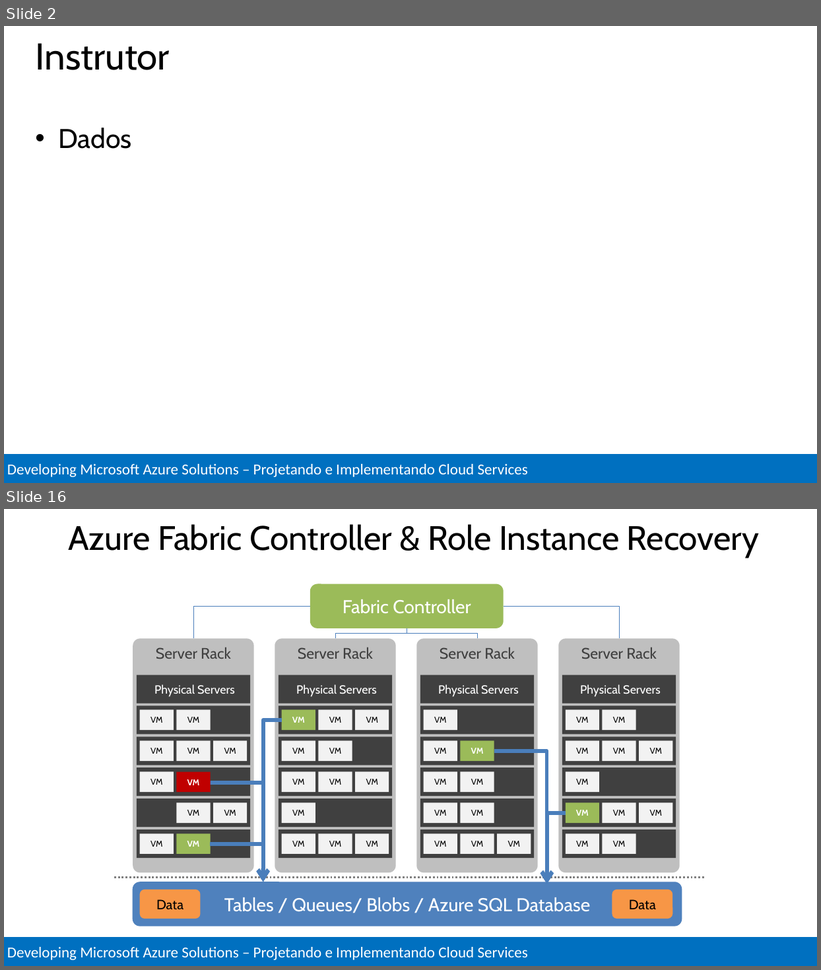
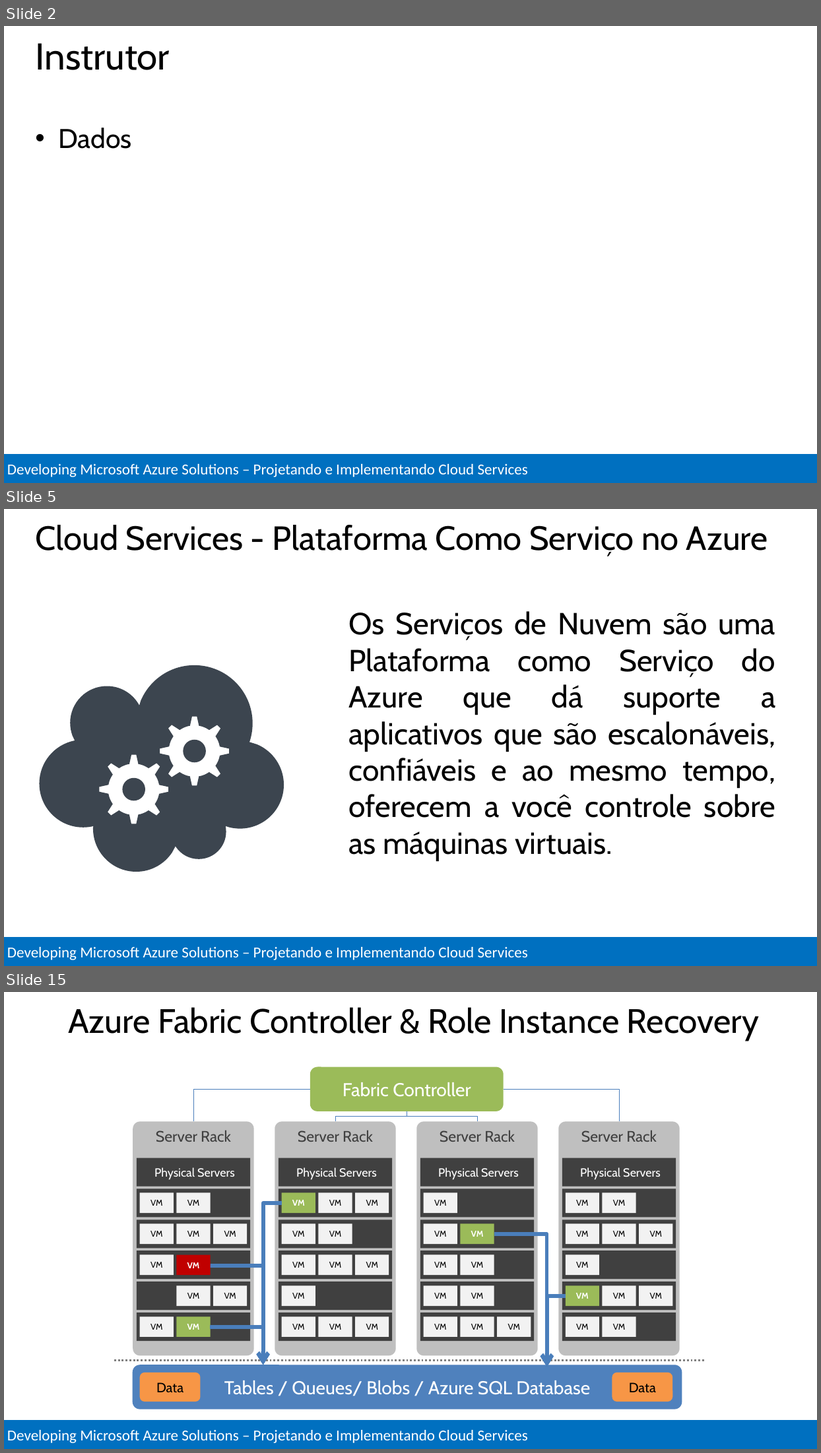
Before and after one commit to Evilazaro/MCSDAzureTraining, a slide deck: Design and Implement Cloud Services/Design and Implement Cloud Services.pptx. Shown one above the other, each under a label of ours: slides 2 and 16 before the commit, slides 2, 5 and 15 after it; the slides between them are not shown. The pictures are 821x970 and 821x1453 pixels, drawn with LibreOffice and Linux fonts; fonts in the diff are those of the drawing. Boxes give left, top, right and bottom in pixels: in the first picture for what was removed or moved away, otherwise in the second. Text is boxed around its words. In the diff, an @@ line names an element or a change of style, - is before the commit and + after.

Commit message:
Tradução Arquitetura do Cloud Service

```diff
--- a/Design and Implement Cloud Services/Design and Implement Cloud Services.pptx
+++ b/Design and Implement Cloud Services/Design and Implement Cloud Services.pptx
@@ slide 5 added at bbox=[4, 509, 817, 966], background #FFFFFF; not listed: 1 template element that a slide beside it also shows @@
@@ title added at bbox=[36, 525, 768, 557], 39.6 pt, text #000000 @@
+Cloud Services - Plataforma Como Serviço no Azure
@@ text added at bbox=[349, 611, 776, 861], 36 pt, text #000000 @@
+Os Serviços de Nuvem são uma Plataforma como Serviço do Azure que dá suporte a aplicativos que são escalonáveis, confiáveis e ao mesmo tempo, oferecem a você controle sobre as máquinas virtuais.
@@ freeform shape added at bbox=[40, 665, 284, 872], fill #3C454F @@
@@ what was slide 16 is now slide 15 @@
```
Also in this commit, not shown: 22 slides changed, 2 slides removed.
